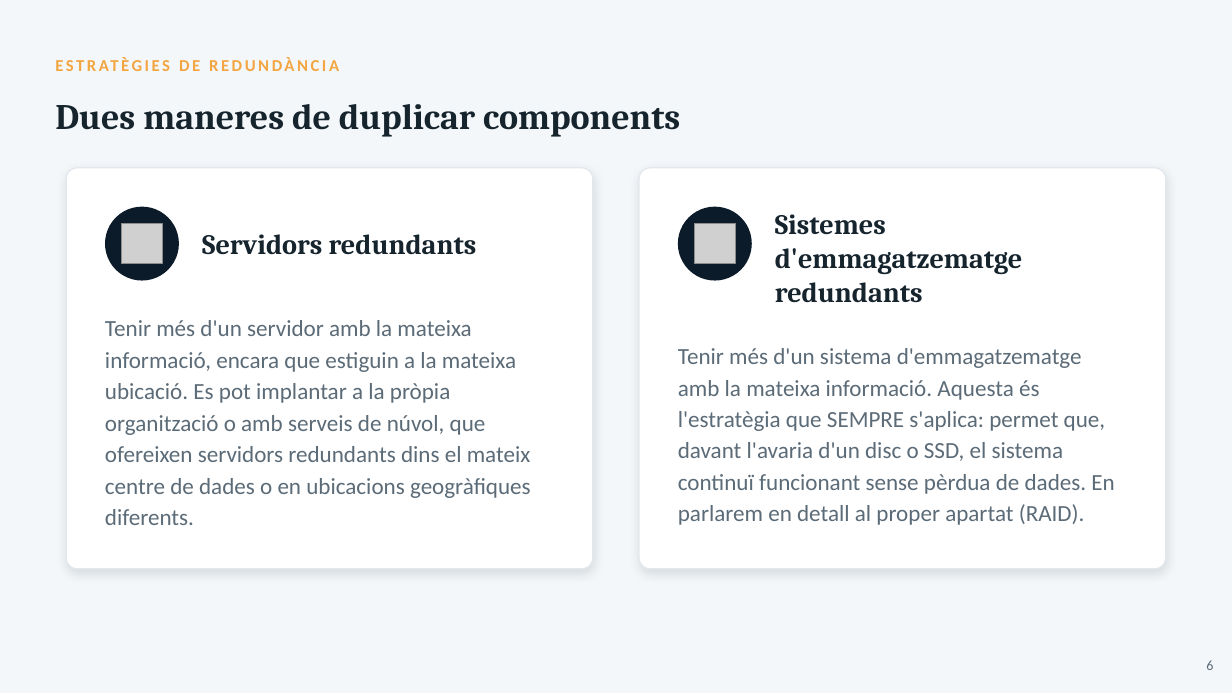
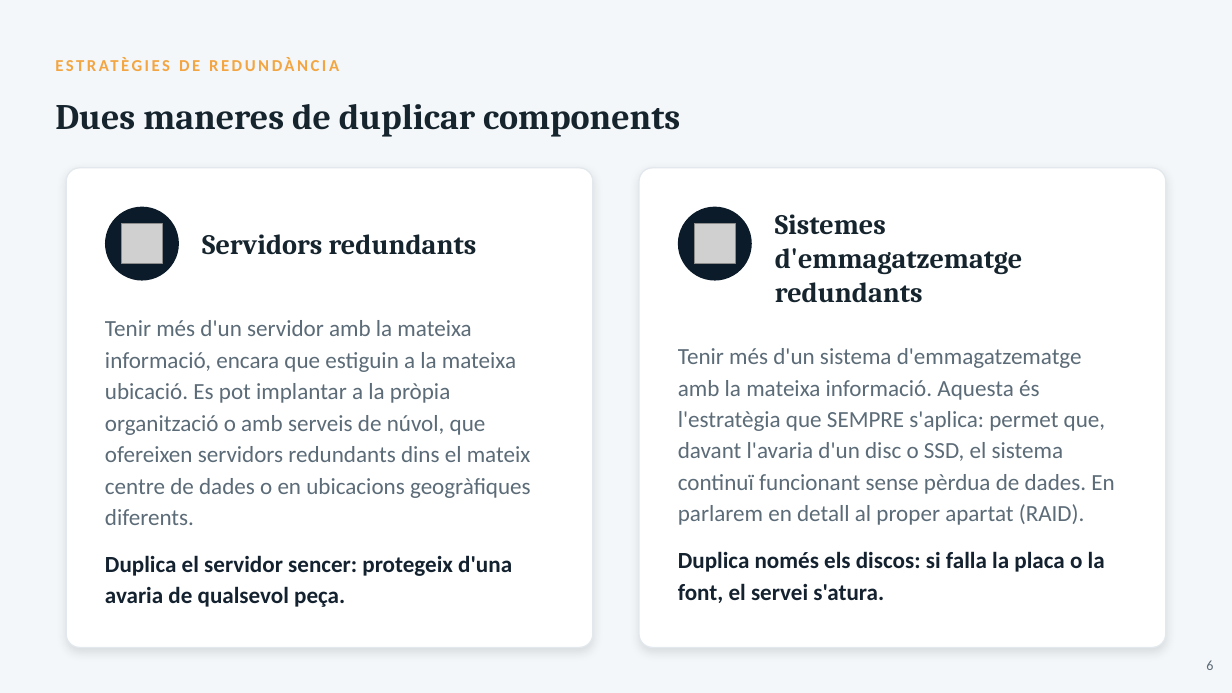
Before and after one commit to joansanchezescudero/SMX_0226_Seguretat_Informatica, a slide deck: slide 6 of RA2 - Emmagatzematge i copies de seguretat/AA1 - Protegint les dades/RA2_AA1_Protegint_les_dades.pptx. Drawn at 1232x693 pixels with LibreOffice and Linux fonts; fonts in the diff are those of the drawing; grey boxes stand for pictures. Boxes give left, top, right and bottom in pixels: in the first picture for what was removed or moved away, otherwise in the second. Text is boxed around its words. In the diff, an @@ line names an element or a change of style, - is before the commit and + after.

```diff
--- a/RA2 - Emmagatzematge i copies de seguretat/AA1 - Protegint les dades/RA2_AA1_Protegint_les_dades.pptx
+++ b/RA2 - Emmagatzematge i copies de seguretat/AA1 - Protegint les dades/RA2_AA1_Protegint_les_dades.pptx
@@ rounded rectangle: place and size @@
-rounded rectangle at <box>67,168,593,569</box>
+rounded rectangle at <box>67,168,593,648</box>
@@ rounded rectangle: place and size @@
-rounded rectangle at <box>640,168,1166,569</box>
+rounded rectangle at <box>640,168,1166,648</box>
@@ text at <box>105,555,512,607</box>: paragraph added @@
+Duplica el servidor sencer: protegeix d'una avaria de qualsevol peça.
@@ text at <box>678,551,1105,603</box>: paragraph added @@
+Duplica només els discos: si falla la placa o la font, el servei s'atura.
```
Also in this commit, not shown: 1 other file.
